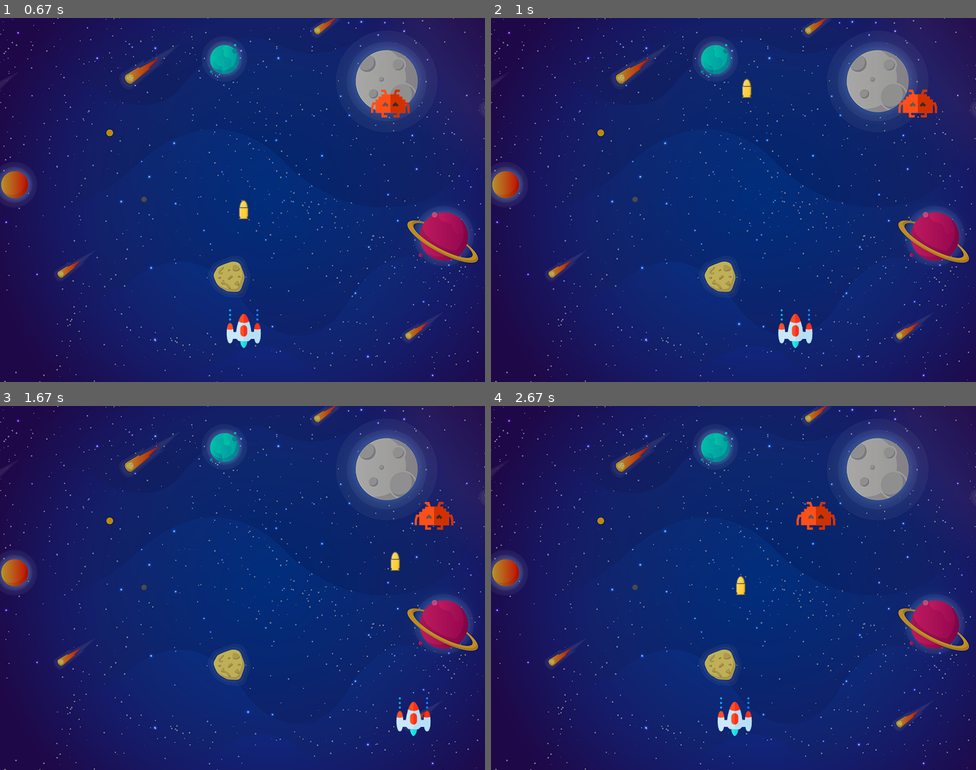
Above: before the commit, frames 1-4 (two rows, left to right).
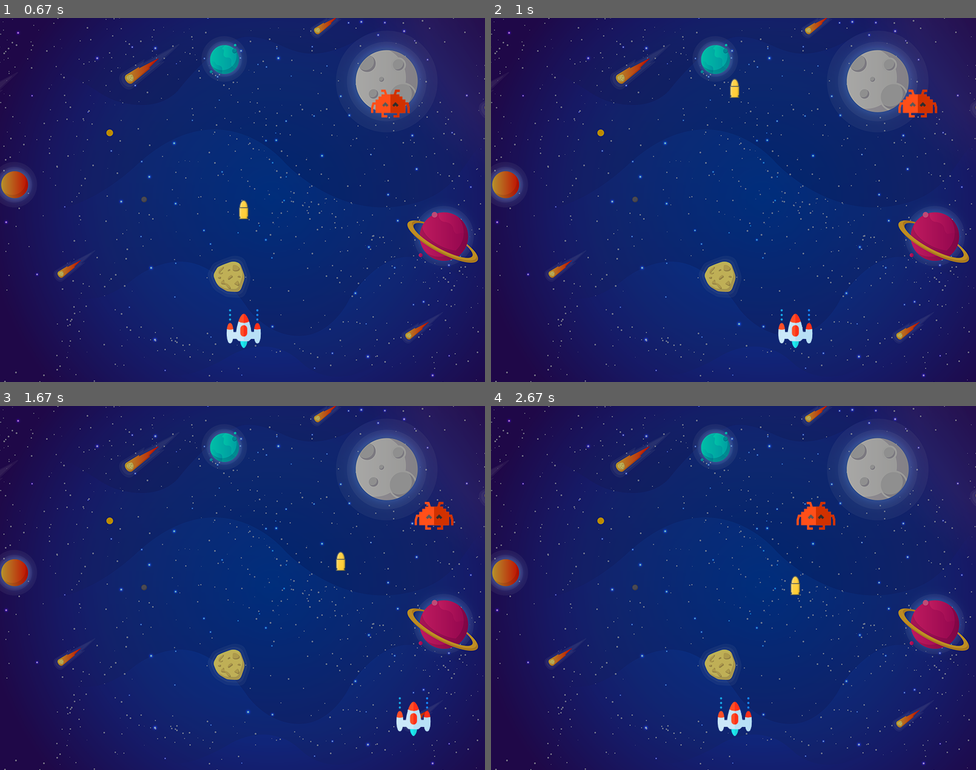
Above: after the commit, the same moments.

Repository: AlkaffAhamed/Space-Invader-PyGame
Game: pygame game, started from main.py
The game is run twice, just before and just after one commit, with the same random seed, the same clock (stepped at 60 frames per second) and the same inputs.
Inputs:
- Up to frame 1 (0.67 s): tap Space at 0.33 s
- Up to frame 2 (1 s): hold Right from 0.67 s (still down); tap Space at 0.73 s
- Up to frame 3 (1.67 s): tap Space at 1.03, 1.23, 1.53 s; release Right at 1.13 s; hold Right 1.17-1.63 s
- Up to frame 4 (2.67 s): hold Left 1.67-2.2 s; tap Space at 1.73, 2.03, 2.3, 2.6 s; hold Left 2.23-2.63 s

Frame 1 is identical in both runs. In frame 2, 0.2% of the frame differs, in the area x 49-54%, y 16-22%; in frame 3, 0.2%; in frame 4, 0.2%, in the area x 50-64%, y 46-52%.

Commit message:
17 Fixed problem of bullet responding to multiple space bar - Bullet reset its x coordinate whenver its travelling and space is pressed - Do additional check in the space key press event `bullet_state == "ready"` before firing the bullet

Diff:
--- a/main.py
+++ b/main.py
@@ -63,8 +63,9 @@
             if event.key == pygame.K_RIGHT:
                 playerX_change = 5
             if event.key == pygame.K_SPACE:
-                bulletX = playerX
-                fire_bullet(bulletX, bulletY)
+                if bullet_state == "ready":
+                    bulletX = playerX
+                    fire_bullet(bulletX, bulletY)
 
         if event.type == pygame.KEYUP:
             if event.key == pygame.K_LEFT or event.key == pygame.K_RIGHT:
